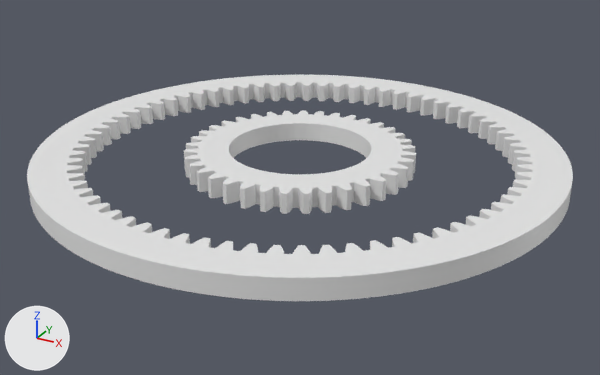
Before and after pictures for a commit that changed the Blender file LevoMechSpeedUpgrade.blend.
Camera for both pictures: a 50 mm lens placed at (50.2, -91.3, 41.0), pointed at (0.8, -1.5, -3.9). The axes (+X, +Y, +Z) are drawn at lower left. The lights are the same throughout. The same objects are shown in both versions, whatever each file hides.

In view in the first picture: 'Ring', 'Sun'.
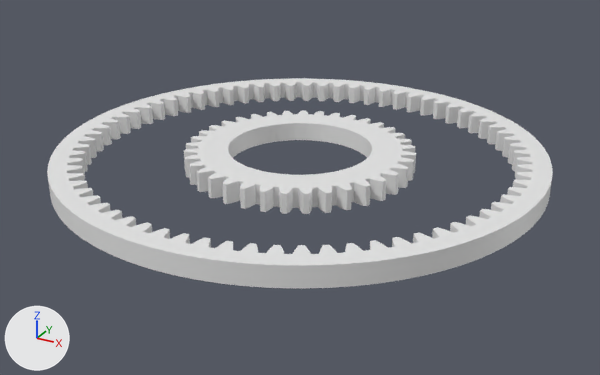
The change, as a list of edits to the scene's bpy script:
```text
Change me_spur_004:
    used by ob_ring; location = (0.0, 0.0, 0.0)
    remove me_spur_004.from_pydata(...)  # 17182 vertices, 17182 faces; spans x -34.9..34.9, y -34.9..34.9, z -1.3..1.3
    add me_spur_004.from_pydata(...)  # 17182 vertices, 17182 faces; spans x -32.5..32.5, y -32.5..32.5, z -1.3..1.3
    me_spur_004 part 1: 1562 of the vertices in x -34.9..34.9, y -34.9..34.9, z -1.3..1.3 are scaled about their middle by (0.931, 0.931, 1)
```

Location of each change, [x1, y1, x2, y2] in pixels of the pictures (600 x 375 px):
'Ring', reshaped (7% narrower, 7% shorter): before [27, 75, 573, 301]; after [47, 78, 553, 288]
